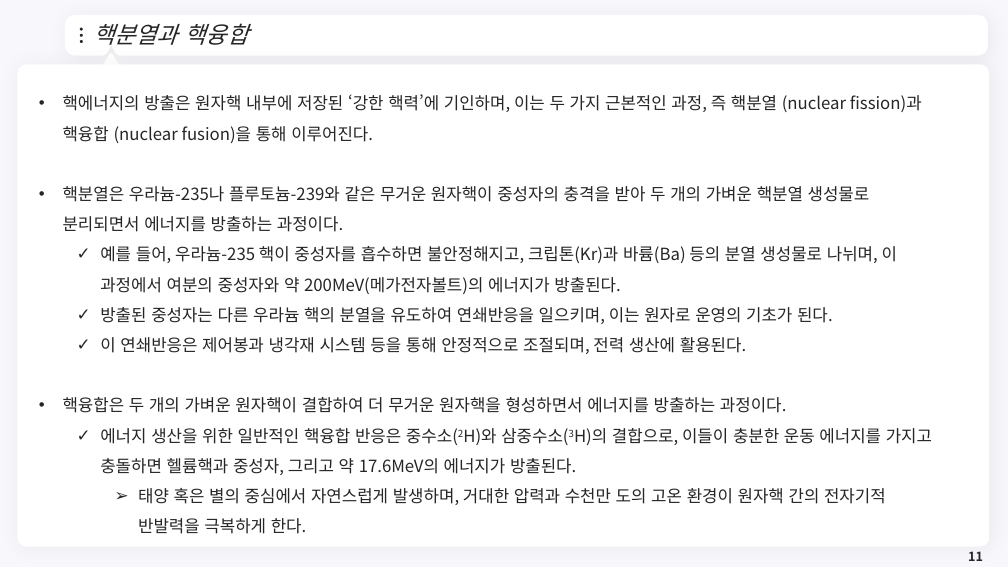
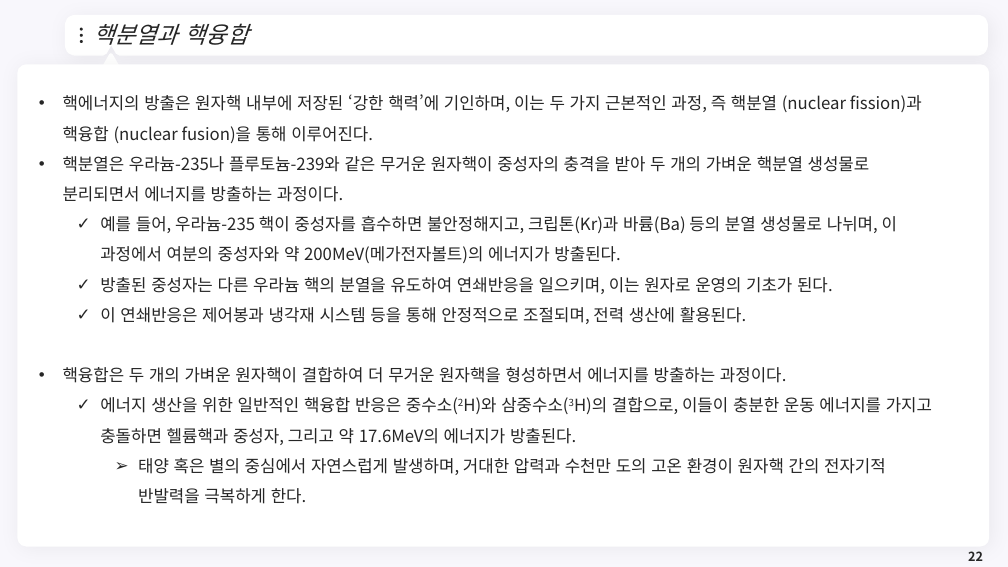
Before and after one commit to meandthey/Teaching, a slide deck: slide 22 of 에너지경제학/자원에너지경제학_Chapter_6 (원자력).pptx (slide 11 before the commit). Drawn at 1008x567 pixels with LibreOffice and Linux fonts; fonts in the diff are those of the drawing; background and template pictures are left out. Boxes give left, top, right and bottom in pixels: in the first picture for what was removed or moved away, otherwise in the second. Text is boxed around its words. In the diff, an @@ line names an element or a change of style, - is before the commit and + after.

```diff
--- a/에너지경제학/자원에너지경제학_Chapter_6 (원자력).pptx
+++ b/에너지경제학/자원에너지경제학_Chapter_6 (원자력).pptx
@@ text "핵에너지의 방출은 원자핵 내부에 저장된 ..." rewrapped from bbox=[63, 94, 932, 534] to bbox=[63, 94, 932, 504] @@
@@ page number at bbox=[968, 551, 983, 561]: text changed @@
-11
+22
```
Also in this commit, not shown: 1 other slide changed, 11 slides added, 2 other files.
